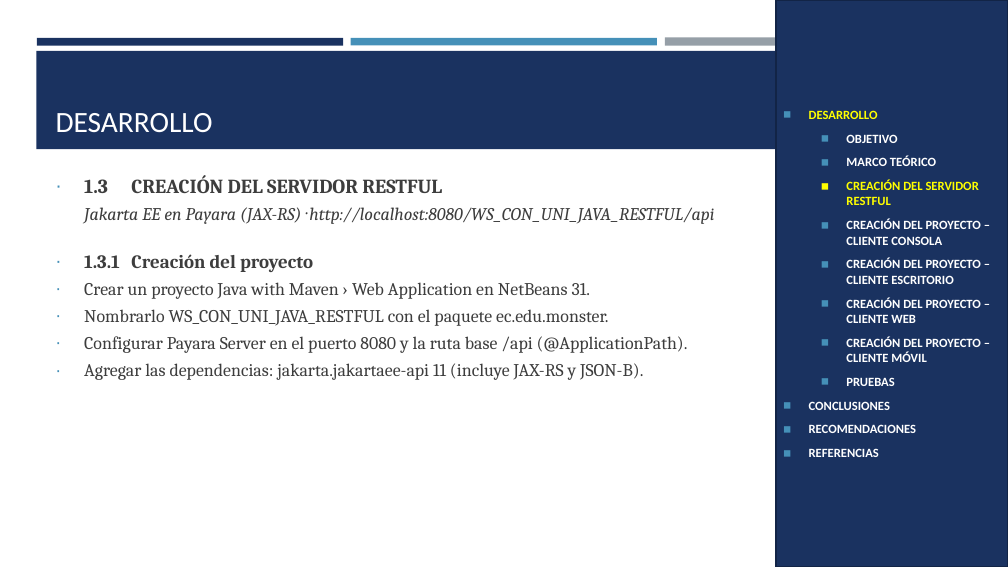
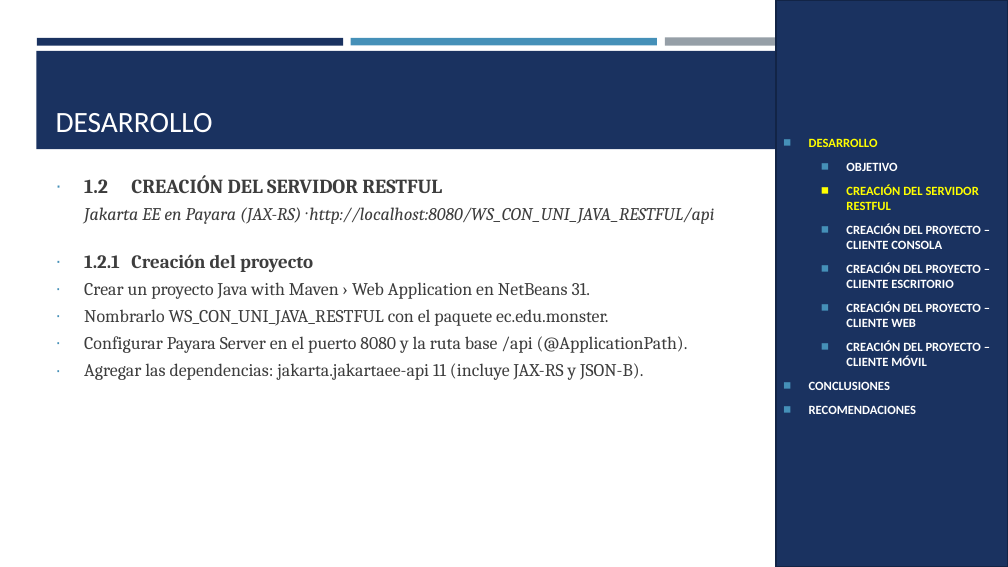
Before and after one commit to IMarcusDev/TI.1.3.-PAO202651_RESTFUL_JAVA_SINBDD_NRC_36883_GR04, a slide deck: slide 4 of 05. DOCUMENTACION/PRESENTACION TI.1.3. RESTFUL sin BDD en JAVA GR4.pptx (slide 8 before the commit). Drawn at 1008x567 pixels with LibreOffice and Linux fonts; fonts in the diff are those of the drawing. Boxes give left, top, right and bottom in pixels: in the first picture for what was removed or moved away, otherwise in the second. Text is boxed around its words. In the diff, an @@ line names an element or a change of style, - is before the commit and + after.

```diff
--- a/05. DOCUMENTACION/PRESENTACION TI.1.3. RESTFUL sin BDD en JAVA GR4.pptx
+++ b/05. DOCUMENTACION/PRESENTACION TI.1.3. RESTFUL sin BDD en JAVA GR4.pptx
@@ text at (x1=84, y1=175, x2=442, y2=193): text changed @@
-∙ 1.3 CREACIÓN DEL SERVIDOR RESTFUL
+∙ 1.2 CREACIÓN DEL SERVIDOR RESTFUL
@@ text in rectangle at (x1=846, y1=156, x2=936, y2=166): paragraph removed @@
-  ◼ MARCO TEÓRICO
@@ text at (x1=84, y1=254, x2=313, y2=272): text changed @@
-∙ 1.3.1 Creación del proyecto
+∙ 1.2.1 Creación del proyecto
@@ text in rectangle at (x1=846, y1=378, x2=894, y2=386): paragraph removed @@
-  ◼ PRUEBAS
@@ text in rectangle at (x1=809, y1=448, x2=879, y2=457): paragraph removed @@
-◼ REFERENCIAS
```
Also in this commit, not shown: 21 other slides changed, 7 slides removed.
